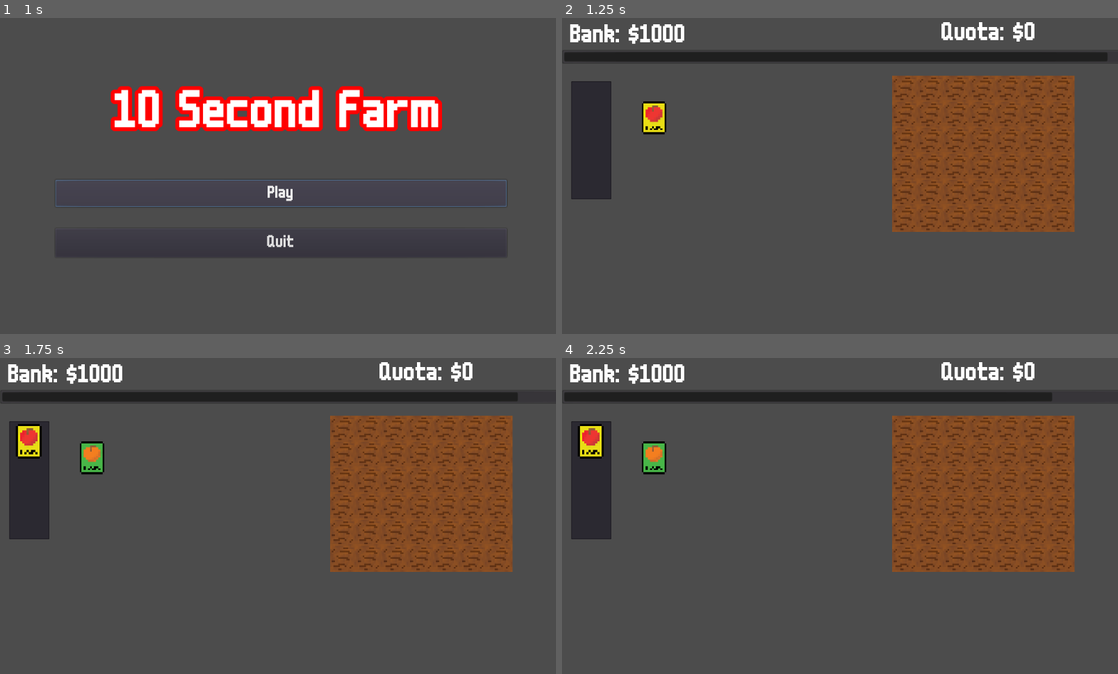
Above: before the commit, frames 1-4 (two rows, left to right).
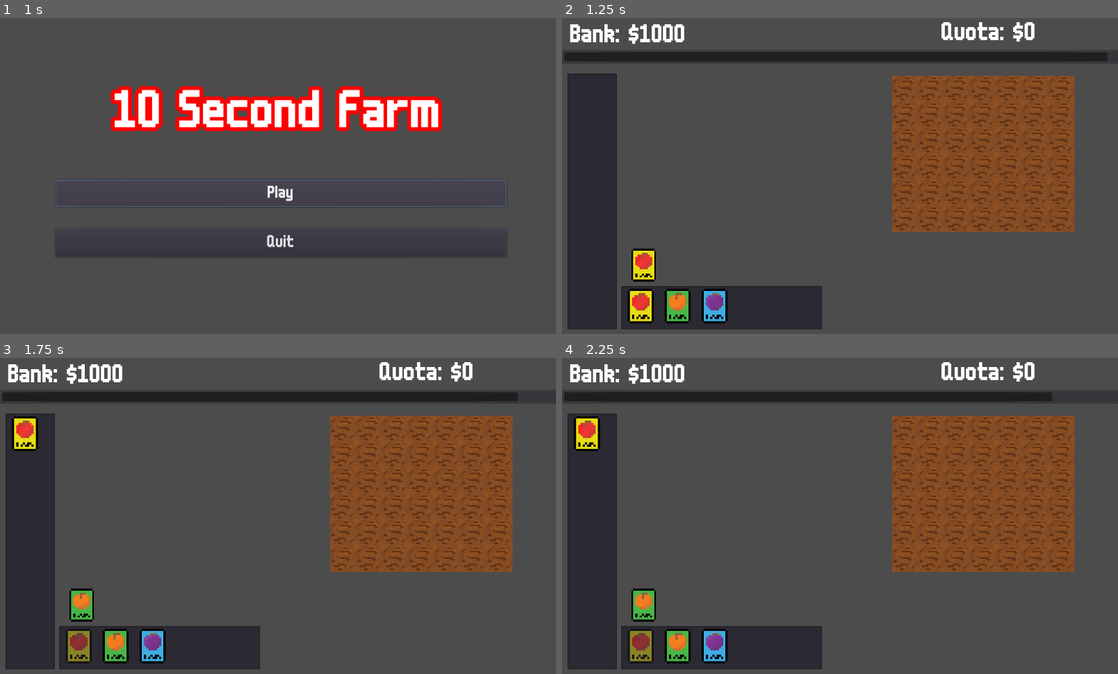
Above: after the commit, the same moments.

Repository: mr-yak/LD51
Game: Godot game, scene res://Scenes/Menu.tscn
The game is run twice, just before and just after one commit, with the same random seed, the same clock (stepped at 60 frames per second) and the same inputs. Sound files missing from this copy of the repository are replaced by a short silence.
Inputs (mouse positions are in pixels of both pictures, inside the frame that each line leads up to; where the layout moved, square brackets give the same spot in the first picture):
- Up to frame 1 (1 s): click "Play" at 0.5 s
- Up to frame 2 (1.25 s): no input
- Up to frame 3 (1.75 s): click (83, 604) [94, 459] at 1.25 s
- Up to frame 4 (2.25 s): click (645, 604) [656, 459] at 2 s

Frame 1 is identical in both runs. In frame 2, 10% of the frame differs, in the area x 1-47%, y 17-99%; in frame 3, 11%; in frame 4, 11%.

Commit message:
moved stuf

Diff:
--- a/Scenes/Farm.tscn
+++ b/Scenes/Farm.tscn
@@ -181,10 +181,10 @@
 anchor_top = 0.197
 anchor_right = 0.017
 anchor_bottom = 0.197
-margin_left = -0.408001
-margin_top = -0.200005
-margin_right = 73.592
-margin_bottom = 217.8
+margin_left = -7.408
+margin_top = -14.2
+margin_right = 83.592
+margin_bottom = 457.8
 fixed_icon_size = Vector2( 64, 64 )
 
 [node name="Coin_Count" type="Label" parent="UI"]
@@ -229,27 +229,28 @@
 script = ExtResource( 4 )
 
 [node name="Shop" type="ItemList" parent="UI"]
-visible = false
 anchor_left = 0.146
 anchor_top = 0.197
 anchor_right = 0.146
 anchor_bottom = 0.197
-margin_left = 0.496002
-margin_top = -0.199997
-margin_right = 74.496
-margin_bottom = 70.8
+margin_left = -40.504
+margin_top = 377.8
+margin_right = 329.496
+margin_bottom = 457.8
+max_columns = 9
+same_column_width = true
 fixed_icon_size = Vector2( 64, 64 )
 script = ExtResource( 6 )
 
 [node name="NextSeed" type="TextureButton" parent="UI"]
-anchor_left = 0.136
-anchor_top = 0.258
-anchor_right = 0.136
-anchor_bottom = 0.258
-margin_left = -0.264008
-margin_top = 0.199997
-margin_right = 60.736
-margin_bottom = 61.2
+anchor_left = 0.117
+anchor_top = 0.712
+anchor_right = 0.117
+anchor_bottom = 0.712
+margin_left = 0.191994
+margin_top = -0.200012
+margin_right = 61.192
+margin_bottom = 60.8
 texture_normal = ExtResource( 13 )
 expand = true
 script = ExtResource( 14 )
